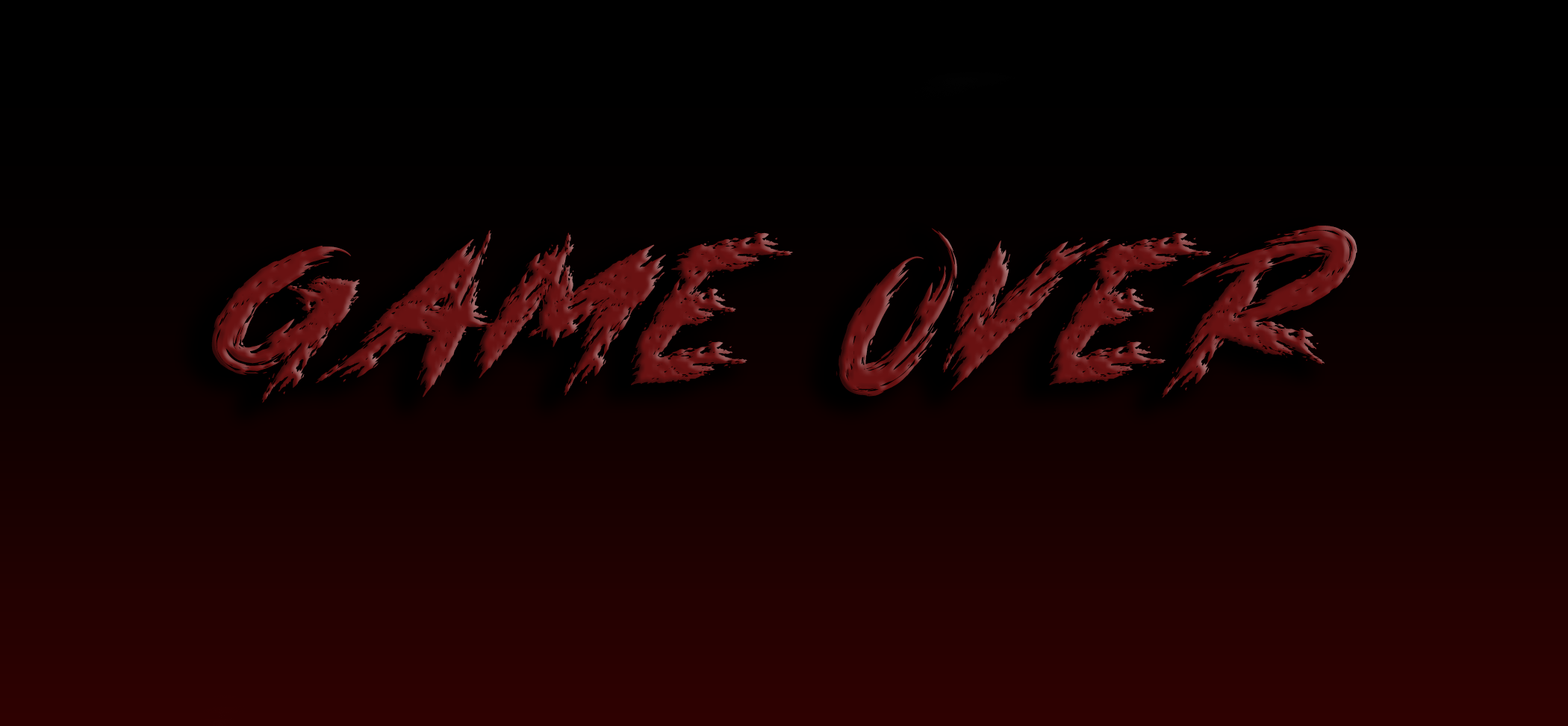
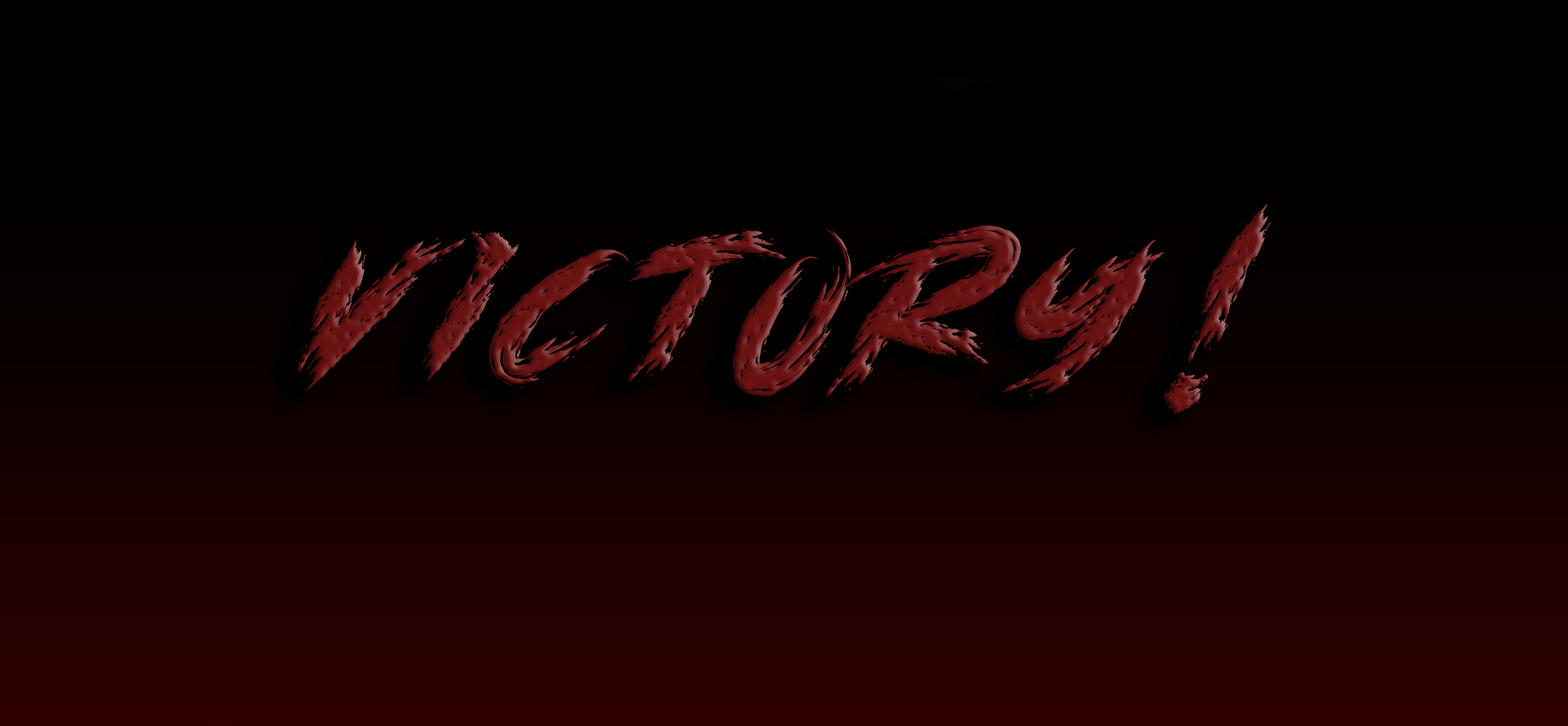
The second 1568x726 image is a revision of the first. Changes to its layers:
renamed "Game Over" to "Victory!", painted on it over [211, 203, 1358, 415]
